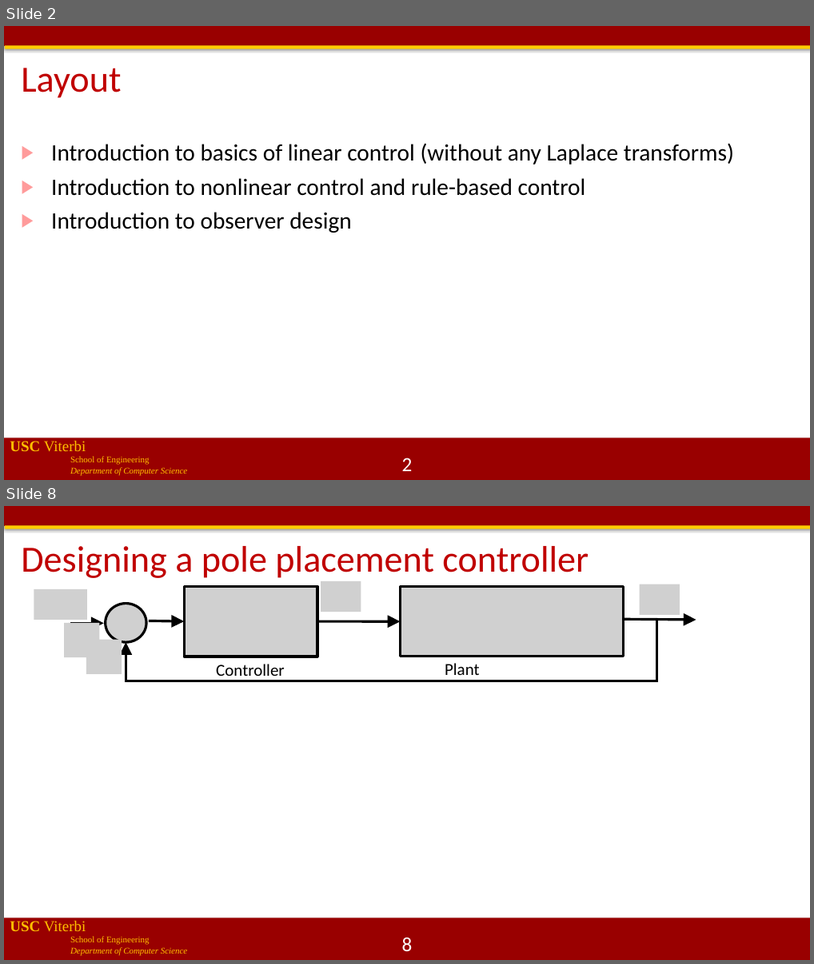
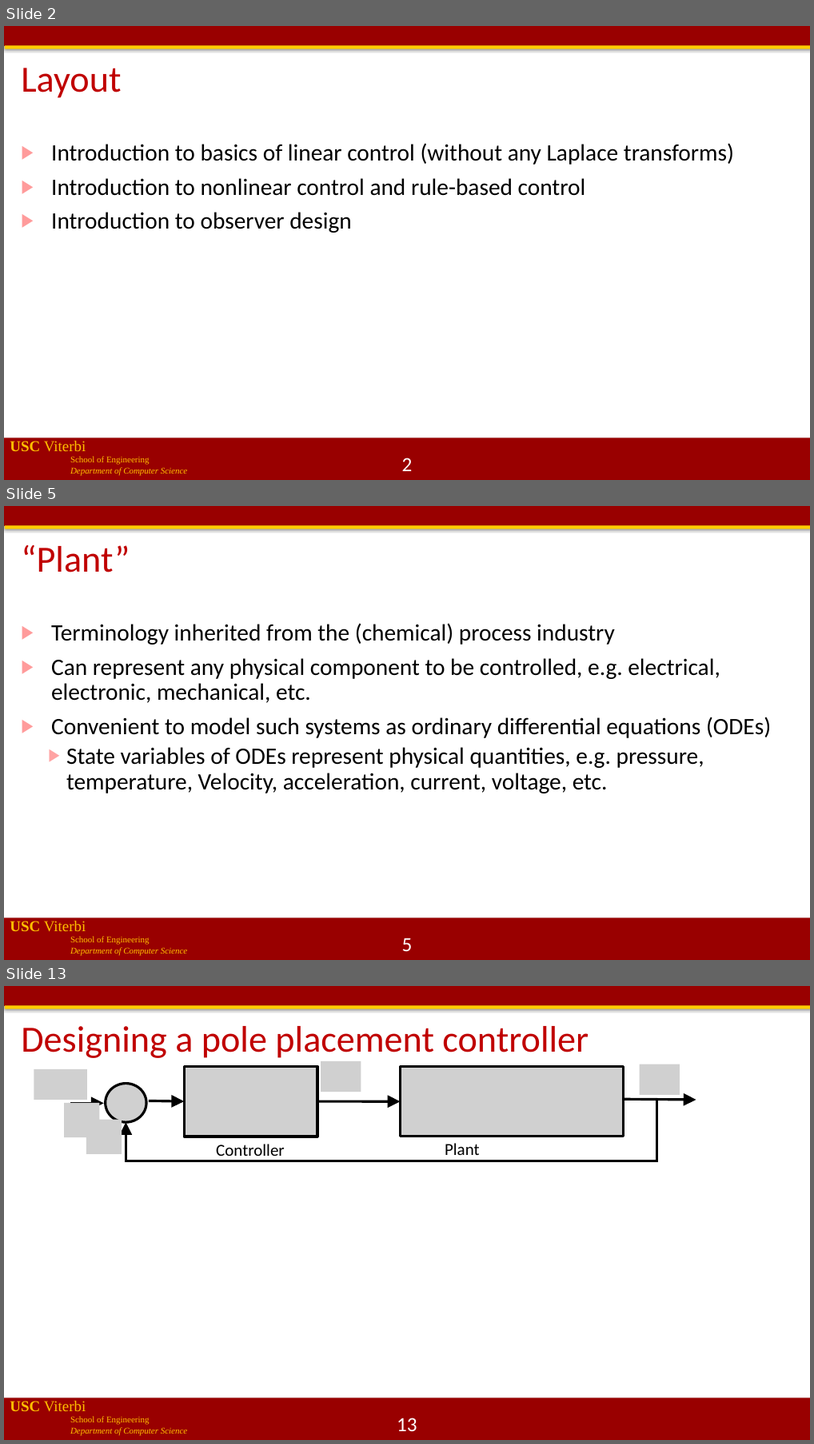
Before and after one commit to jdeshmukh/jdeshmukh.github.io, a slide deck: teaching/cs513slides/lecture5-Control.pptx. Shown one above the other, each under a label of ours: slides 2 and 8 before the commit, slides 2, 5 and 13 after it; the slides between them are not shown. The pictures are 814x964 and 814x1444 pixels, drawn with LibreOffice and Linux fonts; fonts in the diff are those of the drawing; grey boxes stand for pictures; background and template pictures are left out. Boxes give left, top, right and bottom in pixels: in the first picture for what was removed or moved away, otherwise in the second. Text is boxed around its words. In the diff, an @@ line names an element or a change of style, - is before the commit and + after.

```diff
--- a/teaching/cs513slides/lecture5-Control.pptx
+++ b/teaching/cs513slides/lecture5-Control.pptx
@@ slide 5 added at (x1=4, y1=506, x2=810, y2=960), background #FFFFFF; not listed: 4 template elements that a slide beside it also shows @@
@@ title added at (x1=21, y1=545, x2=130, y2=572), 44 pt, text #C00000 @@
+“Plant”
@@ text added at (x1=51, y1=623, x2=771, y2=793), 28 pt, text #000000 @@
+▶ Terminology inherited from the (chemical) process industry
+▶ Can represent any physical component to be controlled, e.g. electrical, electronic, mechanical, etc.
+▶ Convenient to model such systems as ordinary differential equations (ODEs)
+  ▶ State variables of ODEs represent physical quantities, e.g. pressure, temperature, Velocity, acceleration, current, voltage, etc.
@@ page number added at (x1=402, y1=937, x2=413, y2=951), 24 pt, text #FFFFFF @@
+5
@@ what was slide 8 is now slide 13 @@
@@ page number at (x1=397, y1=1417, x2=418, y2=1431): text changed @@
-8
+13
```
Also in this commit, not shown: 19 slides changed, 10 other slides added, 1 slide removed, 1 other file.
